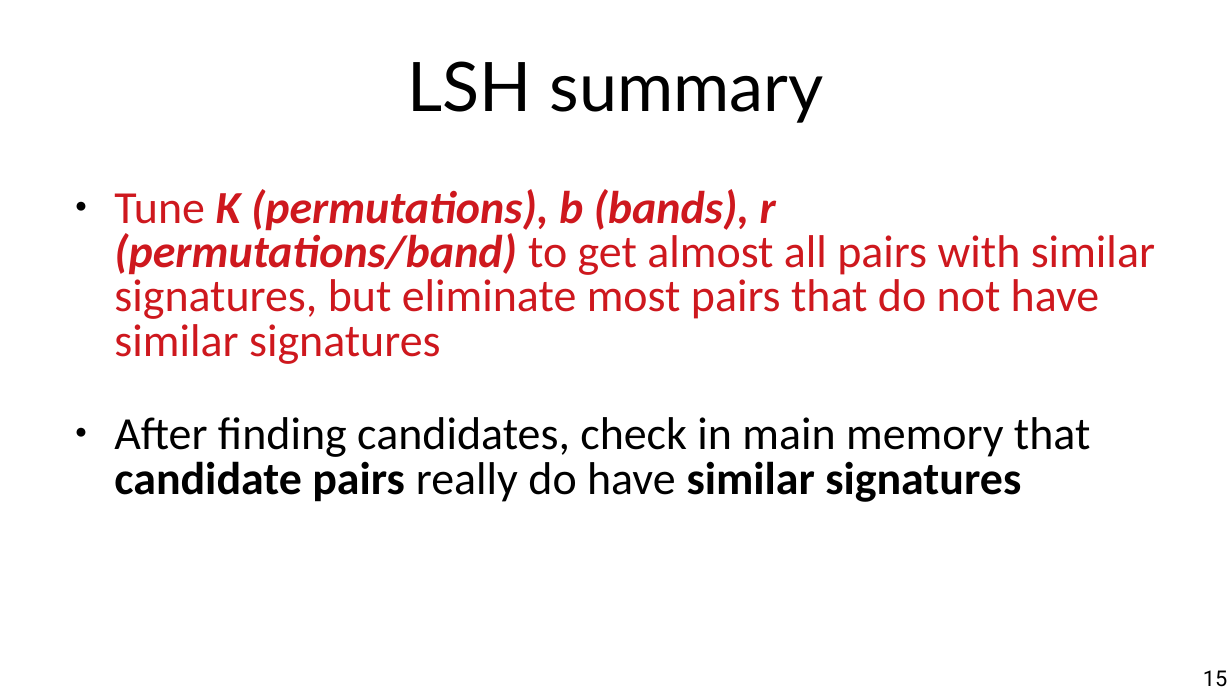
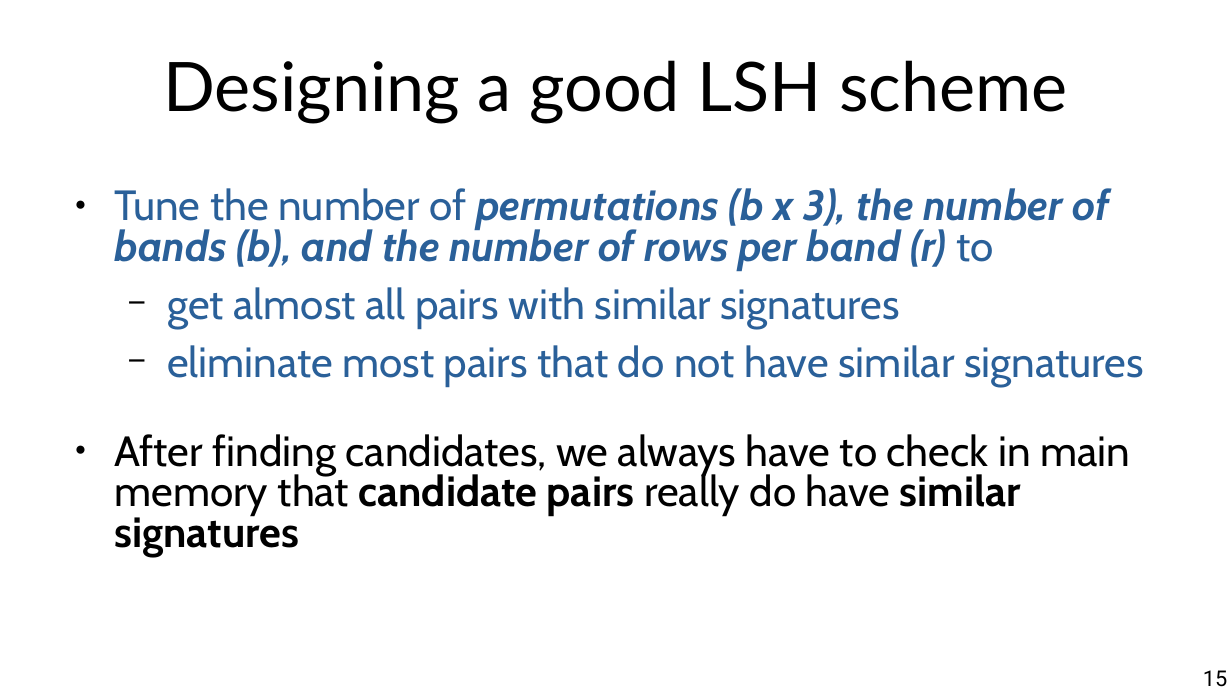
Before and after one commit to marco-calautti/data-mining-course, a slide deck: slide 15 of theory/odp/tt09_locality_sensitive_hashing.odp. Drawn at 1232x693 pixels with LibreOffice and Linux fonts; fonts in the diff are those of the drawing. Boxes give left, top, right and bottom in pixels: in the first picture for what was removed or moved away, otherwise in the second. Text is boxed around its words. In the diff, an @@ line names an element or a change of style, - is before the commit and + after.

```diff
--- a/theory/odp/tt09_locality_sensitive_hashing.odp
+++ b/theory/odp/tt09_locality_sensitive_hashing.odp
@@ title at (163, 60, 1067, 124): text changed @@
-LSH summary
+Designing a good LSH scheme
@@ text at (114, 188, 1143, 556): text changed; size 29.6 to 27.2 pt; font Calibri to Cabin; text colour #CE181E to #2A6099 @@
-● Tune K (permutations), b (bands), r (permutations/band) to get almost all pairs with similar signatures, but eliminate most pairs that do not have similar signatures
-● After finding candidates, check in main memory that candidate pairs really do have similar signatures
+● Tune the number of permutations (b x 3), the number of bands (b), and the number of rows per band (r) to
+  − get almost all pairs with similar signatures
+  − eliminate most pairs that do not have similar signatures
+● After finding candidates, we always have to check in main memory that candidate pairs really do have similar signatures
```
Also in this commit, not shown: 8 other slides changed, 3 other files.
